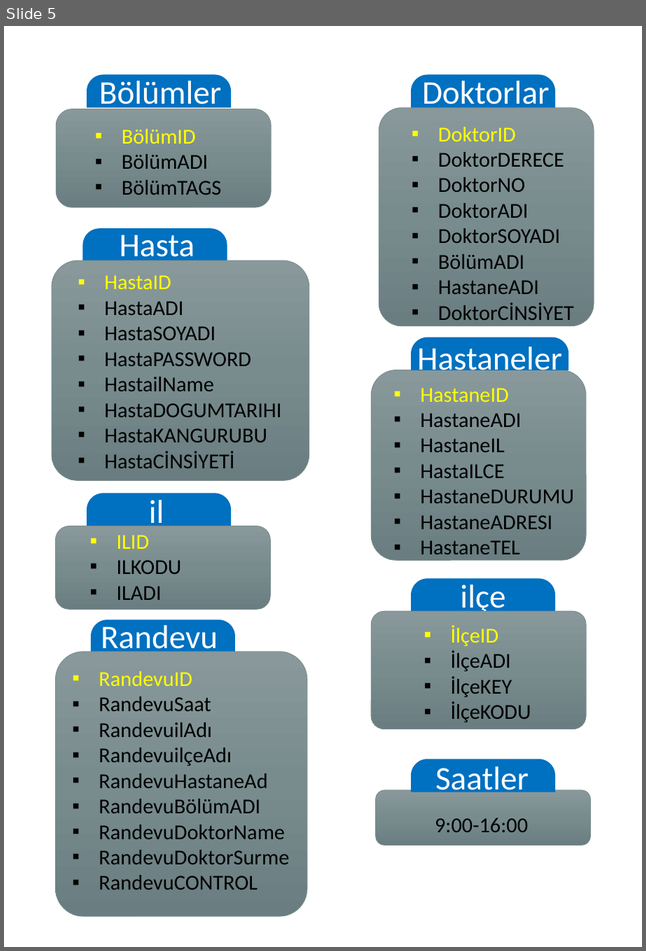
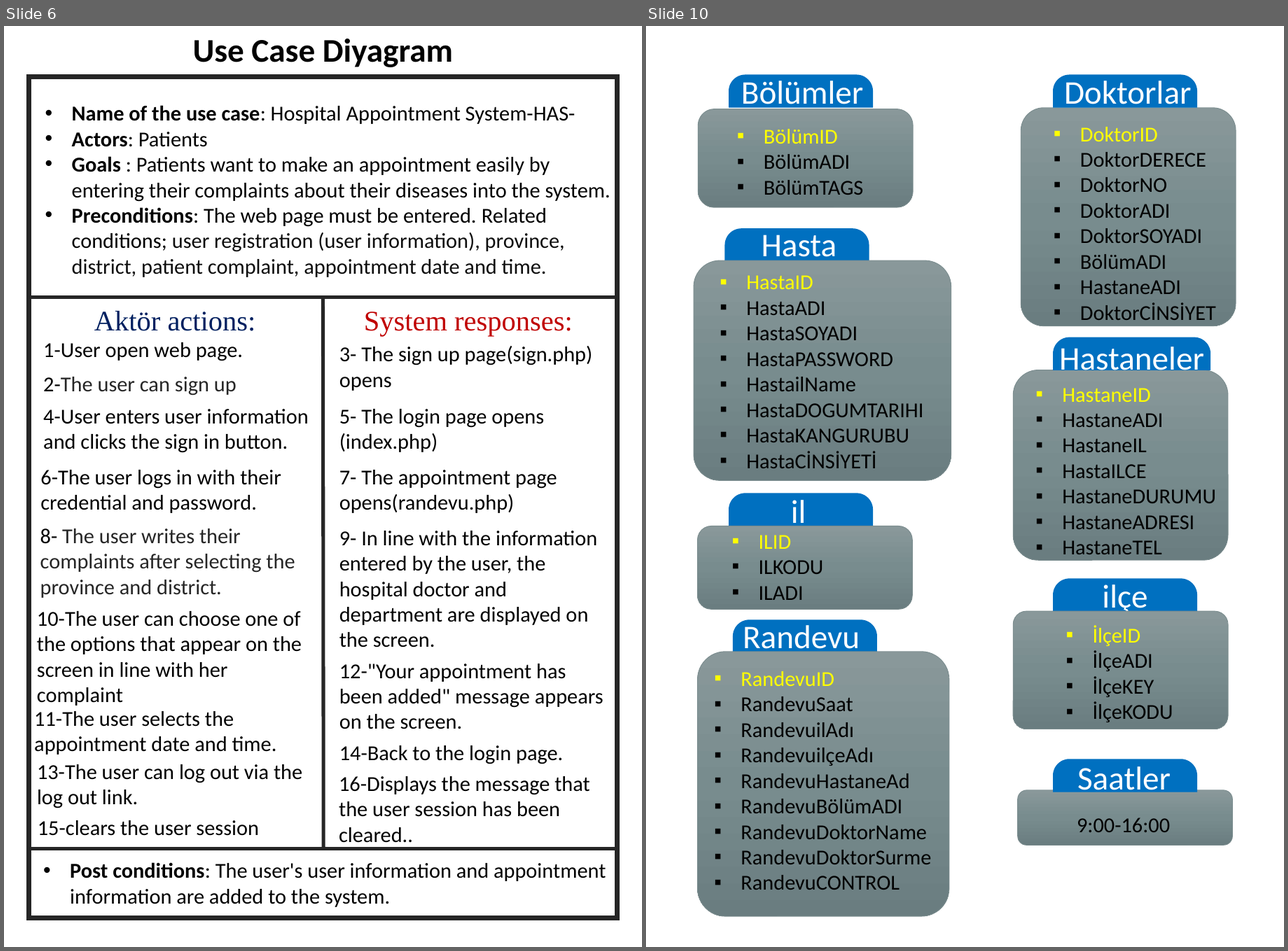
Before and after one commit to HAS-Project/Hospital-Appointment-System, a slide deck: Has-Project Report.pptx. Shown side by side, each under a label of ours: slide 5 before the commit, slides 6 and 10 after it; the slides between them are not shown. The pictures are 646x951 and 1288x951 pixels, drawn with LibreOffice and Linux fonts; fonts in the diff are those of the drawing. Boxes give left, top, right and bottom in pixels: in the first picture for what was removed or moved away, otherwise in the second. Text is boxed around its words. In the diff, an @@ line names an element or a change of style, - is before the commit and + after.

```diff
--- a/Has-Project Report.pptx
+++ b/Has-Project Report.pptx
@@ slide 6 added at [4, 26, 642, 947], background #FFFFFF @@
@@ text added at [193, 39, 453, 67], 28 pt, text #000000, bold @@
+Use Case Diyagram
@@ rectangle added at [28, 77, 617, 918], fill #FFFFFF, outline #262626 4.5 pt @@
@@ text added at [72, 105, 610, 277], 18 pt, text #000000 @@
+• Name of the use case: Hospital Appointment System-HAS-
+• Actors: Patients
+• Goals : Patients want to make an appointment easily by entering their complaints about their diseases into the system.
+• Preconditions: The web page must be entered. Related conditions; user registration (user information), province, district, patient complaint, appointment date and time.
@@ line added from (28, 297) to (617, 297), #262626 3 pt @@
@@ line added from (323, 297) to (324, 848), #262626 3 pt @@
@@ text added at [94, 311, 256, 331], 24 pt, text #002060 @@
+Aktör actions:
@@ text added at [364, 312, 572, 336], 24 pt, text #C00000 @@
+System responses:
@@ text added at [43, 342, 243, 361], 18 pt, text #000000 @@
+1-User open web page.
@@ text added at [339, 346, 593, 391], 18 pt, text #000000 @@
+3- The sign up page(sign.php) opens
@@ text added at [43, 377, 236, 396], 18 pt, text #262626 @@
+2-The user can sign up
@@ text added at [43, 409, 308, 453], 18 pt, text #000000 @@
+4-User enters user information and clicks the sign in button.
@@ text added at [339, 409, 544, 452], 18 pt, text #000000 @@
+5- The login page opens
+(index.php)
@@ text added at [40, 470, 281, 513], 18 pt, text #000000 @@
+6-The user logs in with their credential and password.
@@ text added at [339, 470, 557, 513], 18 pt, text #000000 @@
+7- The appointment page opens(randevu.php)
@@ text added at [40, 529, 294, 598], 18 pt, text #262626 @@
+8- The user writes their complaints after selecting the province and district.
@@ text added at [339, 531, 597, 648], 18 pt, text #000000 @@
+9- In line with the information entered by the user, the hospital doctor and department are displayed on the screen.
@@ text added at [37, 611, 302, 706], 18 pt, text #000000 @@
+10-The user can choose one of the options that appear on the screen in line with her complaint
@@ text added at [339, 664, 603, 730], 18 pt, text #000000 @@
+12-"Your appointment has been added" message appears on the screen.
@@ text added at [34, 711, 277, 755], 18 pt, text #000000 @@
+11-The user selects the appointment date and time.
@@ text added at [339, 746, 563, 764], 18 pt, text #000000 @@
+14-Back to the login page.
@@ text added at [37, 764, 302, 809], 18 pt, text #000000 @@
+13-The user can log out via the log out link.
@@ text added at [339, 776, 589, 843], 18 pt, text #000000 @@
+16-Displays the message that the user session has been cleared..
@@ text added at [38, 820, 259, 836], 18 pt, text #000000 @@
+15-clears the user session
@@ line added from (619, 849) to (28, 849), #262626 3 pt @@
@@ text added at [70, 862, 605, 907], 18 pt, text #000000 @@
+• Post conditions: The user's user information and appointment information are added to the system.
@@ what was slide 5 is now slide 10 @@
```
Also in this commit, not shown: 4 slides changed, 18 other slides added, 3 slides removed.
